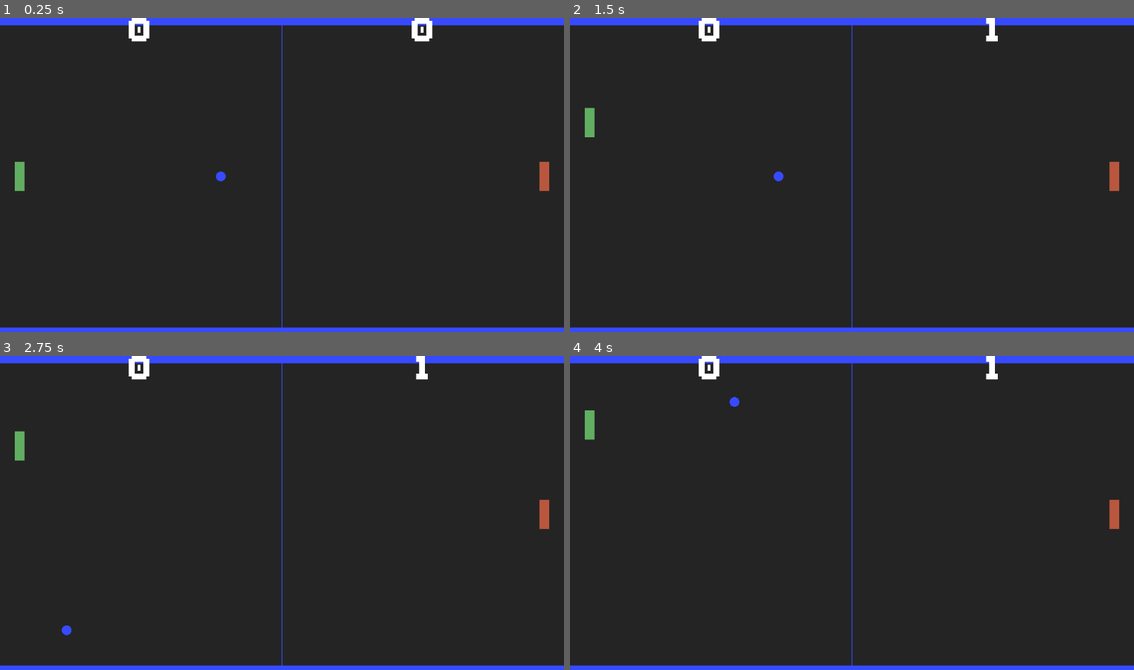
Above: before the commit, frames 1-4 (two rows, left to right).
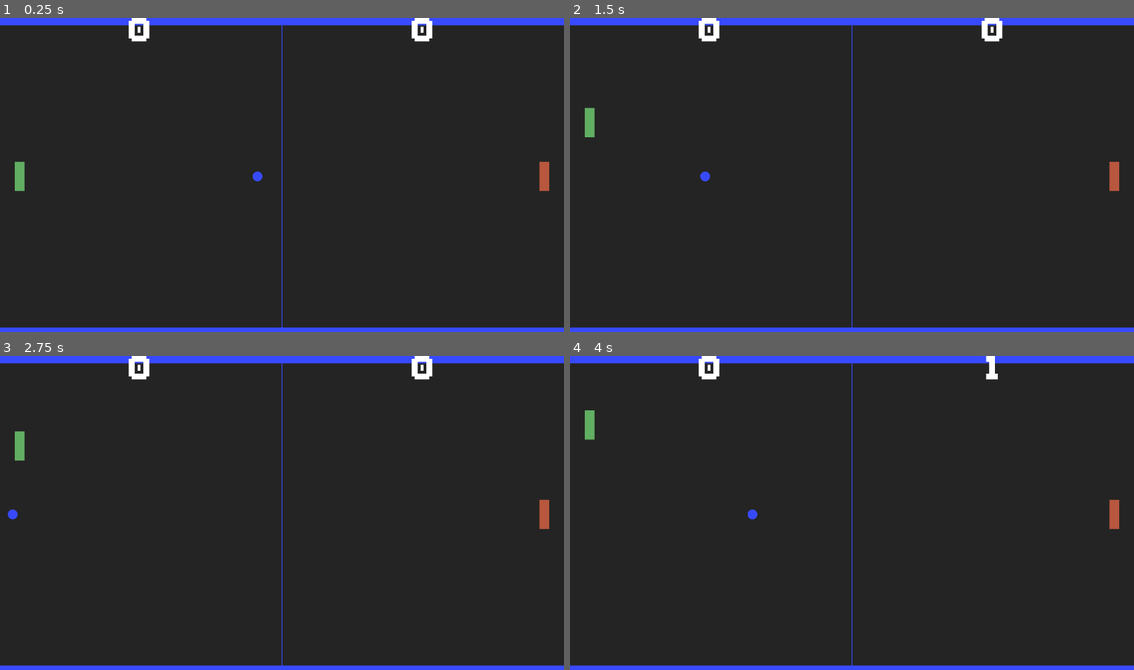
Above: after the commit, the same moments.

Repository: smarthall/20games
Game: Godot game, scene res://board.tscn
Two runs of this game, one before a commit and one after it. Both use one fixed random seed, a clock stepped at 60 frames per second and the inputs below.
Inputs:
- Up to frame 1 (0.25 s): no input
- Up to frame 2 (1.5 s): hold W (LocalUp) 0.53-1.28 s; hold Space (StartGame) 0.53-1.28 s; hold S (LocalDown) from 1.28 s (still down); tap Space (StartGame) at 1.35 s
- Up to frame 3 (2.75 s): release S (LocalDown) at 2.03 s; hold W (LocalUp) from 2.03 s (still down); hold Space (StartGame) from 2.03 s (still down)
- Up to frame 4 (4 s): release Space (StartGame) at 2.78 s; tap Space (StartGame) at 2.85 s; release W (LocalUp) at 3.53 s; hold S (LocalDown) from 3.53 s (still down); hold Space (StartGame) from 3.53 s (still down)

The runs differ from the first frame. In frame 1, less than 0.1% of the frame differs, in the area x 38-47%, y 48-53%; in frame 2, 0.3%, in the area x 23-77%, y 0-53%; in frame 3, 0.3%; in frame 4, less than 0.1%.

Commit message:
Remove some magic

Diff:
--- a/pong/ball.gd
+++ b/pong/ball.gd
@@ -7,6 +7,8 @@
 @export var direction: Vector2 = Vector2.LEFT
 @export var in_motion: bool = true
 
+const distance_off_screen := 20.0
+
 func _physics_process(delta: float) -> void:
     if not in_motion:
         return
@@ -15,11 +17,11 @@
     if collision:
         direction = direction.bounce(collision.get_normal())
 
-    if position.x < -20:
+    if position.x < -distance_off_screen:
         reset()
         emit_signal("ball_out_on_left")
 
-    elif position.x > get_viewport_rect().size.x + 20:
+    elif position.x > get_viewport_rect().size.x + distance_off_screen:
         reset()
         emit_signal("ball_out_on_right")
 
--- a/pong/board.gd
+++ b/pong/board.gd
@@ -2,6 +2,9 @@
 
 @onready var gui := $CanvasLayer/ScoreGUI
 @onready var ball := $Ball
+
+const left_player_name := "Green"
+const right_player_name := "Red"
 
 var _left_score: int = 0
 var _right_score: int = 0
@@ -33,10 +36,10 @@
 	gui.right_score = _right_score
 
 	if _left_score >= 5:
-		_game_over("Green")
+		_game_over(left_player_name)
 
 	elif _right_score >= 5:
-		_game_over("Red")
+		_game_over(right_player_name)
 
 	else:
 		gui.win_text = ""
--- a/pong/board.tscn
+++ b/pong/board.tscn
@@ -19,16 +19,17 @@
 [node name="LeftPaddle" parent="." instance=ExtResource("1_p0ybc")]
 position = Vector2(40, 324)
 color = Color(0.381413, 0.684276, 0.383954, 1)
+speed = 200.0
 
 [node name="RightPaddle" parent="." instance=ExtResource("1_p0ybc")]
 position = Vector2(1112, 324)
 color = Color(0.721527, 0.342026, 0.242952, 1)
+speed = 200.0
 action_up = "RemoteUp"
 action_down = "RemoteDown"
 
 [node name="Ball" parent="." instance=ExtResource("2_psm7c")]
 position = Vector2(576, 324)
-speed = 500.0
 
 [node name="TopWall" type="StaticBody2D" parent="."]
 scale = Vector2(1152, 15)
--- a/pong/paddle.gd
+++ b/pong/paddle.gd
@@ -8,7 +8,7 @@
 	get:
 		return color
 
-@export var speed: float = 200.0
+@export var speed: float = 500.0
 
 @export var action_up: String = "LocalUp"
 @export var action_down: String = "LocalDown"
